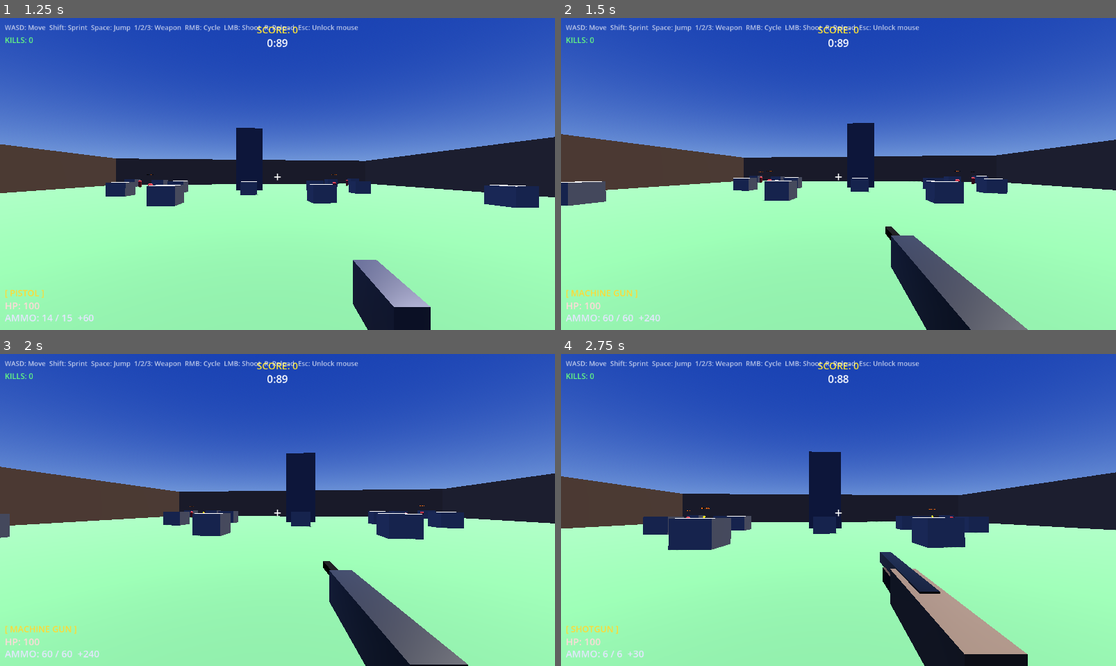
Above: before the commit, frames 1-4 (two rows, left to right).
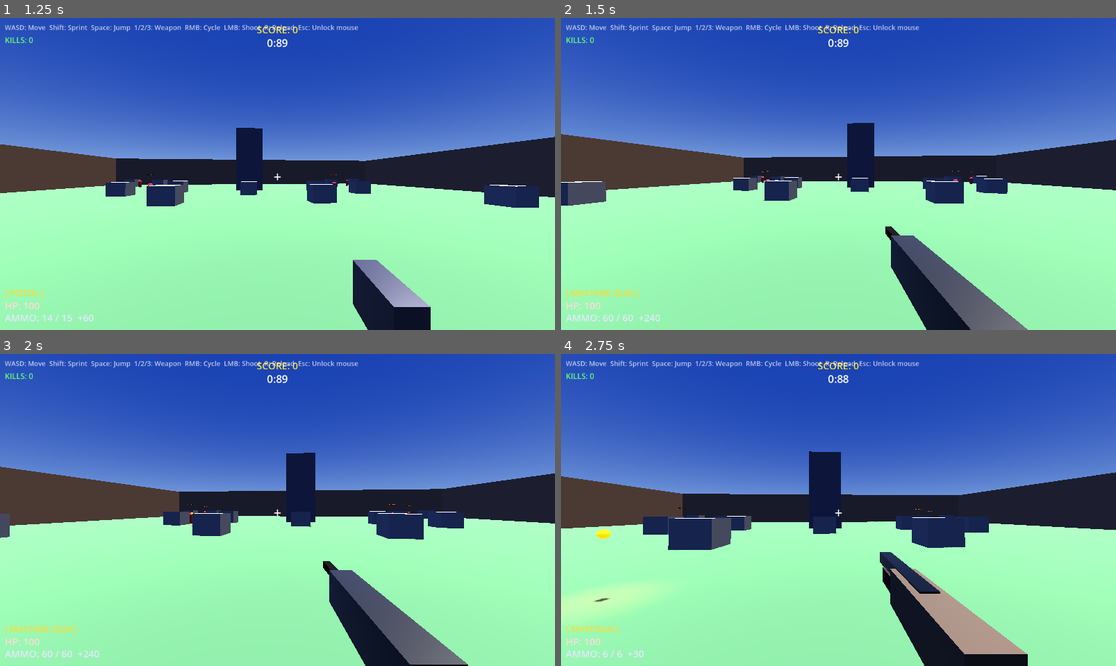
Above: after the commit, the same moments.

Repository: kukasaut0/godot-shooter
Game: Godot game, scene res://world.tscn
Two runs of this game, one before a commit and one after it. Both use one fixed random seed, a clock stepped at 60 frames per second and the inputs below.
Inputs (mouse positions are in pixels of both pictures, inside the frame that each line leads up to):
- Up to frame 1 (1.25 s): tap Enter at 0.5 s; move the mouse to (305, 174) at 0.52 s; hold W from 0.53 s (still down); tap 1 at 0.6 s; click (305, 174) at 0.67 s; tap Space at 0.77 s
- Up to frame 2 (1.5 s): keep holding W; move the mouse to (810, 174) at 1.27 s; tap 2 at 1.35 s
- Up to frame 3 (2 s): keep holding W; tap Space at 1.52 s
- Up to frame 4 (2.75 s): keep holding W; move the mouse to (849, 503) at 2.02 s; tap 3 at 2.1 s

Frame 1 is identical in both runs. In frame 2, less than 0.1% of the frame differs, in the area x 35-75%, y 48-54%; in frame 3, less than 0.1%; in frame 4, 1.1%, in the area x 0-71%, y 49-86%.

Commit message:
Fix enemies sticking out above cover by checking full body height
Test LOS at both mid (0.9) and top (1.6) of the enemy body when
searching for cover and when detecting player visibility, so enemies
only settle into positions where their entire body is concealed.

Co-Authored-By: Claude Sonnet 4.6 <noreply@anthropic.com>

Diff:
--- a/enemy.gd
+++ b/enemy.gd
@@ -187,13 +187,15 @@
 				continue  # no floor under this sample, skip
 			candidate.y = floor_hit.position.y
 
-			# Test LOS: candidate head → player eye
-			var head := candidate + Vector3(0.0, 0.9, 0.0)
-			var los   := PhysicsRayQueryParameters3D.create(head, player_eye)
-			los.exclude = [self, _player]
-			var hit := space.intersect_ray(los)
-
-			if hit.is_empty():
+			# Test LOS from both mid and top of enemy body → player eye
+			var head     := candidate + Vector3(0.0, 0.9, 0.0)
+			var top      := candidate + Vector3(0.0, 1.6, 0.0)
+			var los_head := PhysicsRayQueryParameters3D.create(head, player_eye)
+			los_head.exclude = [self, _player]
+			var los_top  := PhysicsRayQueryParameters3D.create(top, player_eye)
+			los_top.exclude  = [self, _player]
+
+			if space.intersect_ray(los_head).is_empty() or space.intersect_ray(los_top).is_empty():
 				continue  # player can see that spot — not cover
 
 			# Score: reward distance from player, penalise distance from self
@@ -239,13 +241,20 @@
 
 func _is_visible_to_player() -> bool:
 	var head := global_position + Vector3(0.0, 0.9, 0.0)
-	if not _camera.is_position_in_frustum(head):
+	var top  := global_position + Vector3(0.0, 1.6, 0.0)
+	if not _camera.is_position_in_frustum(head) and not _camera.is_position_in_frustum(top):
 		return false
-	var space := get_world_3d().direct_space_state
-	var query := PhysicsRayQueryParameters3D.create(head, _camera.global_position)
-	query.exclude = [self]
-	var result := space.intersect_ray(query)
-	return result.is_empty() or result.collider == _player
+	var space      := get_world_3d().direct_space_state
+	var cam_pos    := _camera.global_position
+	var q_head     := PhysicsRayQueryParameters3D.create(head, cam_pos)
+	q_head.exclude = [self]
+	var r_head     := space.intersect_ray(q_head)
+	if r_head.is_empty() or r_head.collider == _player:
+		return true
+	var q_top     := PhysicsRayQueryParameters3D.create(top, cam_pos)
+	q_top.exclude = [self]
+	var r_top     := space.intersect_ray(q_top)
+	return r_top.is_empty() or r_top.collider == _player
 
 
 # ── HUD label ──────────────────────────────────────────────────────────────────
